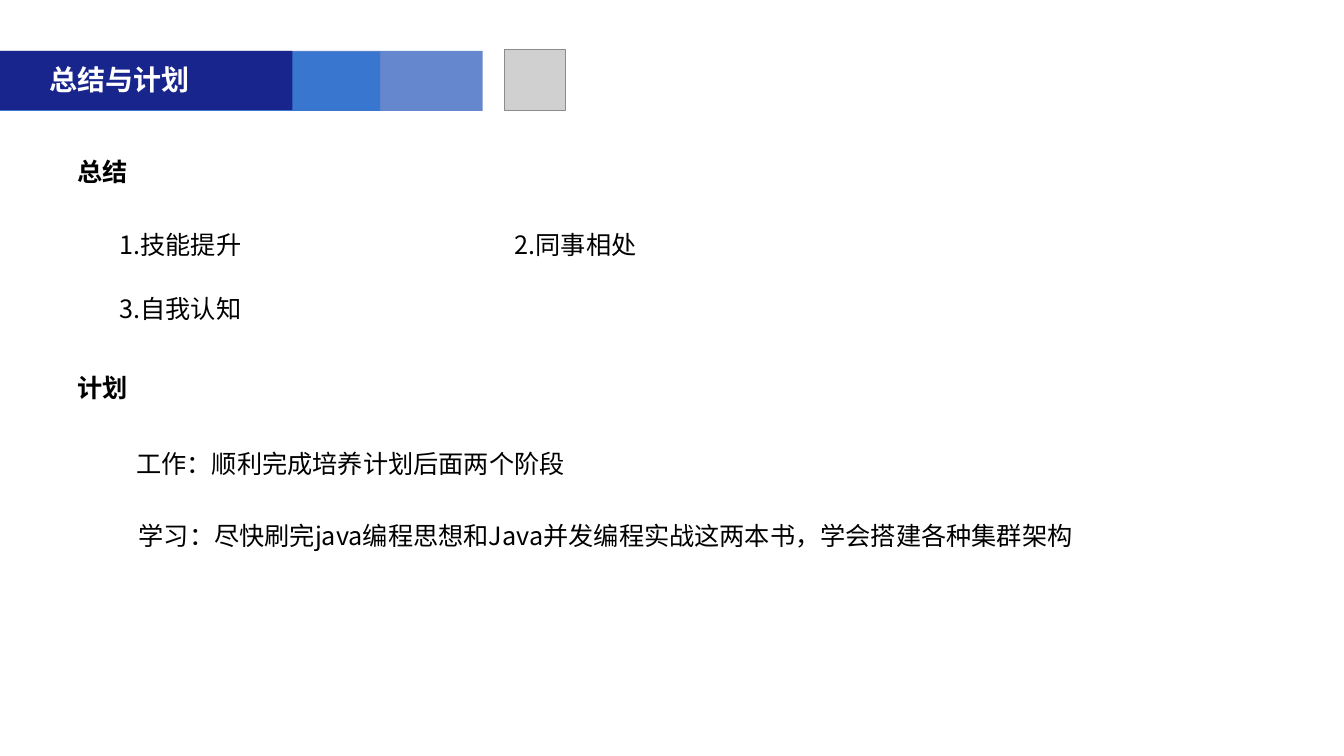
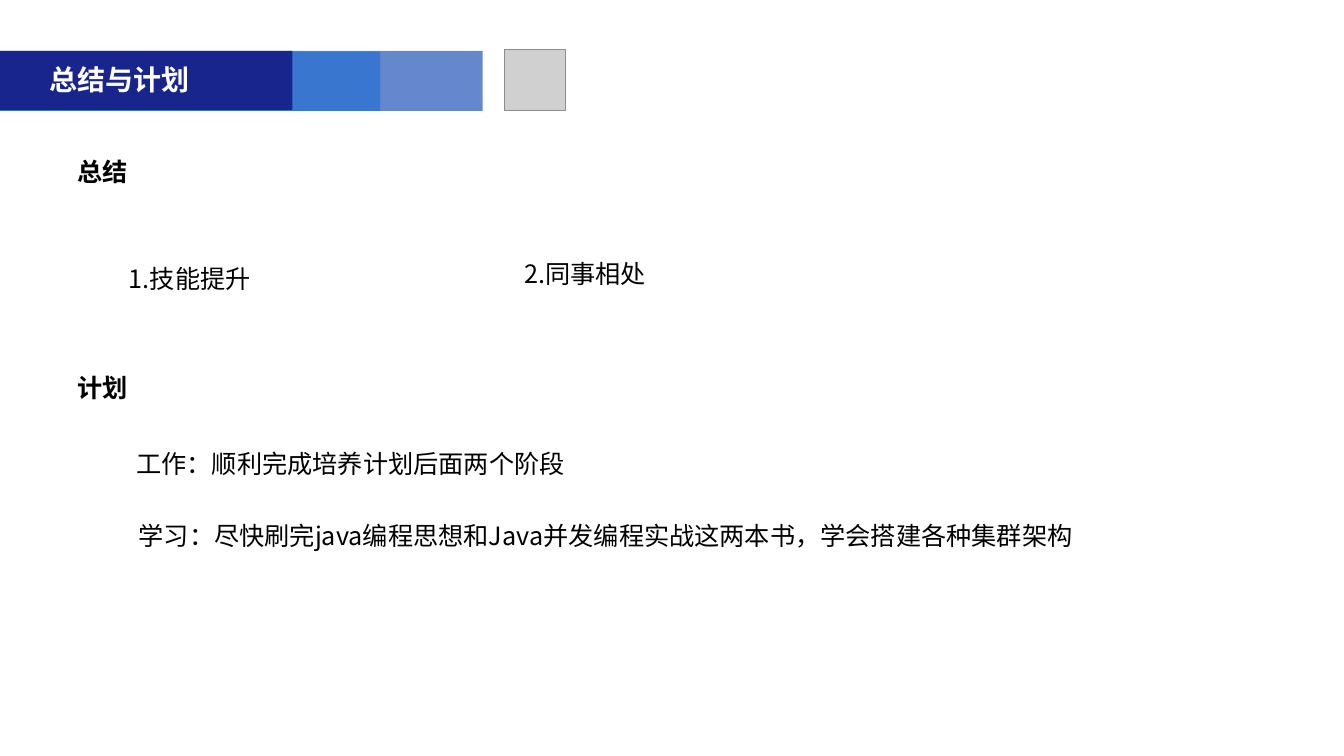
Before and after one commit to liuqiansb/zz, a slide deck: slide 17 of 01385150刘乾.pptx. Drawn at 1344x756 pixels with LibreOffice and Linux fonts; fonts in the diff are those of the drawing; grey boxes stand for pictures. Boxes give left, top, right and bottom in pixels: in the first picture for what was removed or moved away, otherwise in the second. Text is boxed around its words. In the diff, an @@ line names an element or a change of style, - is before the commit and + after.

```diff
--- a/01385150刘乾.pptx
+++ b/01385150刘乾.pptx
@@ text "1.技能提升" moved from (x1=119, y1=232, x2=241, y2=256) to (x1=129, y1=266, x2=251, y2=290) @@
@@ text "2.同事相处" moved from (x1=515, y1=232, x2=637, y2=256) to (x1=524, y1=261, x2=646, y2=285) @@
@@ text removed at (x1=119, y1=297, x2=241, y2=320) @@
-3.自我认知
```
Also in this commit, not shown: 1 other slide changed.
